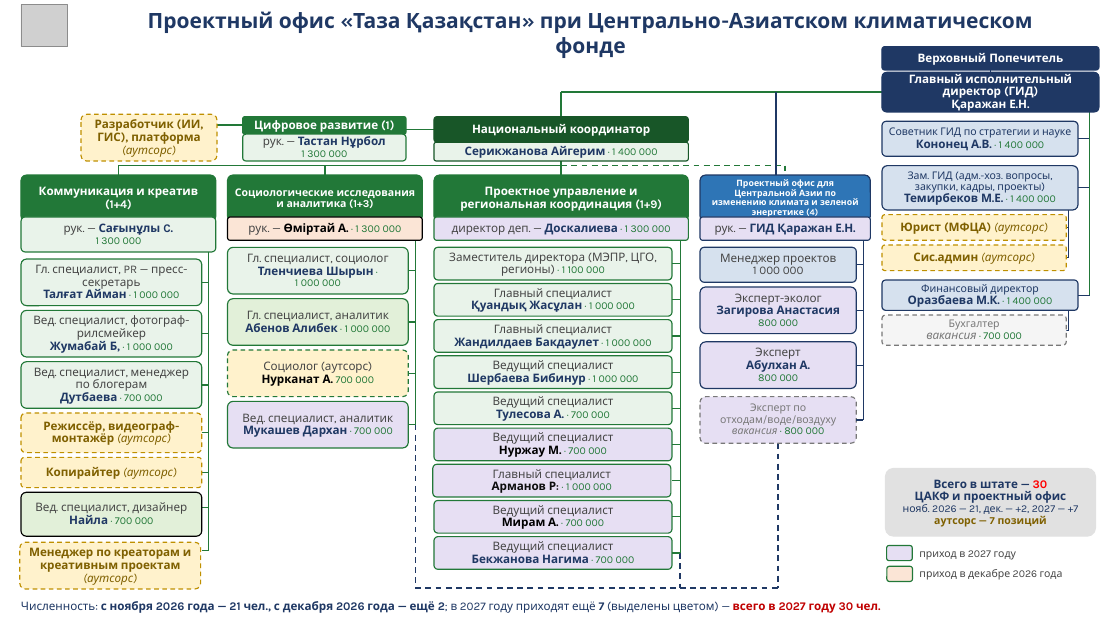
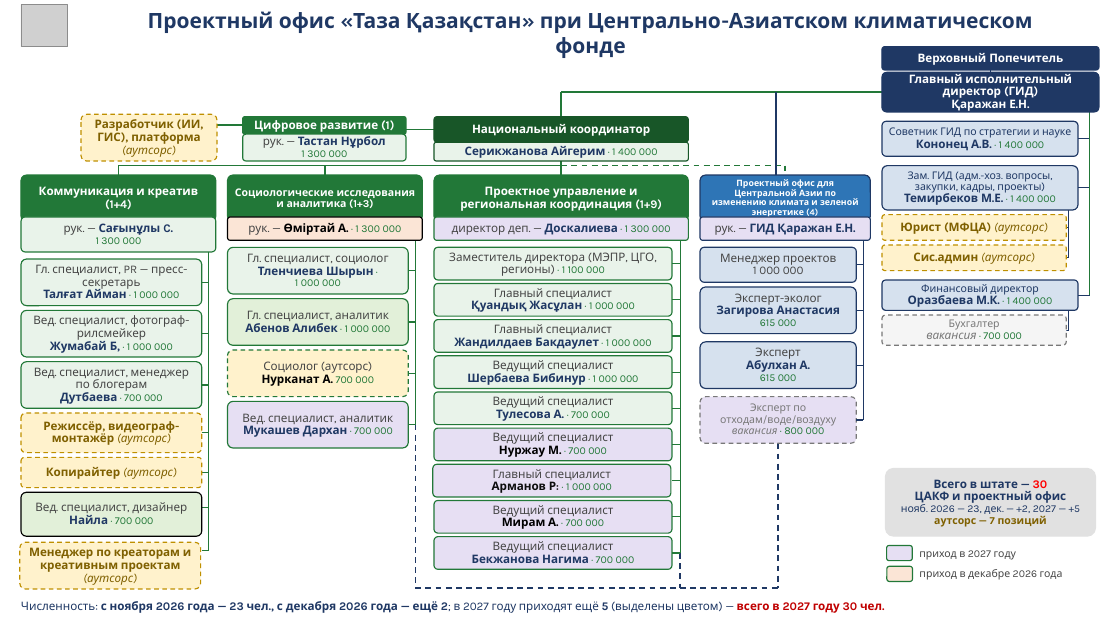
Before and after one commit to murat01042014/obsidian-vault, a slide deck: slide 1 of TAZA/_документы/Структура ЦАКФ и проектного офиса ТК – от Айгерим 20.10.pptx. Drawn at 1120x630 pixels with LibreOffice and Linux fonts; fonts in the diff are those of the drawing; grey boxes stand for pictures. Boxes give left, top, right and bottom in pixels: in the first picture for what was removed or moved away, otherwise in the second. Text is boxed around its words. In the diff, an @@ line names an element or a change of style, - is before the commit and + after.

```diff
--- a/TAZA/_документы/Структура ЦАКФ и проектного офиса ТК – от Айгерим 20.10.pptx
+++ b/TAZA/_документы/Структура ЦАКФ и проектного офиса ТК – от Айгерим 20.10.pptx
@@ rounded rectangle "Эксперт-эколог" at (700, 287, 856, 334): fill #E6DFF3 to #D6E1EE @@
@@ text in rounded rectangle at (716, 303, 840, 326): text changed @@
-Загирова Анастасия
-800 000
+Загирова Анастасия
+615 000
@@ rounded rectangle "Эксперт" at (700, 342, 856, 389): fill #E6DFF3 to #D6E1EE @@
@@ text in rounded rectangle at (746, 358, 808, 381): text changed @@
-Абулхан А.
-800 000
+Абулхан А.
+615 000
@@ text in rounded rectangle at (901, 502, 1080, 516): text changed @@
-нояб. 2026 — 21, дек. — +2, 2027 — +7
+нояб. 2026 — 23, дек. — +2, 2027 — +5
@@ text at (21, 601, 882, 613): text changed @@
-Численность: с ноября 2026 года — 21 чел., с декабря 2026 года — ещё 2; в 2027 году приходят ещё 7 (выделены цветом) — всего в 2027 году 30 чел.
+Численность: с ноября 2026 года — 23 чел., с декабря 2026 года — ещё 2; в 2027 году приходят ещё 5 (выделены цветом) — всего в 2027 году 30 чел.
```
Also in this commit, not shown: 4 other files.
